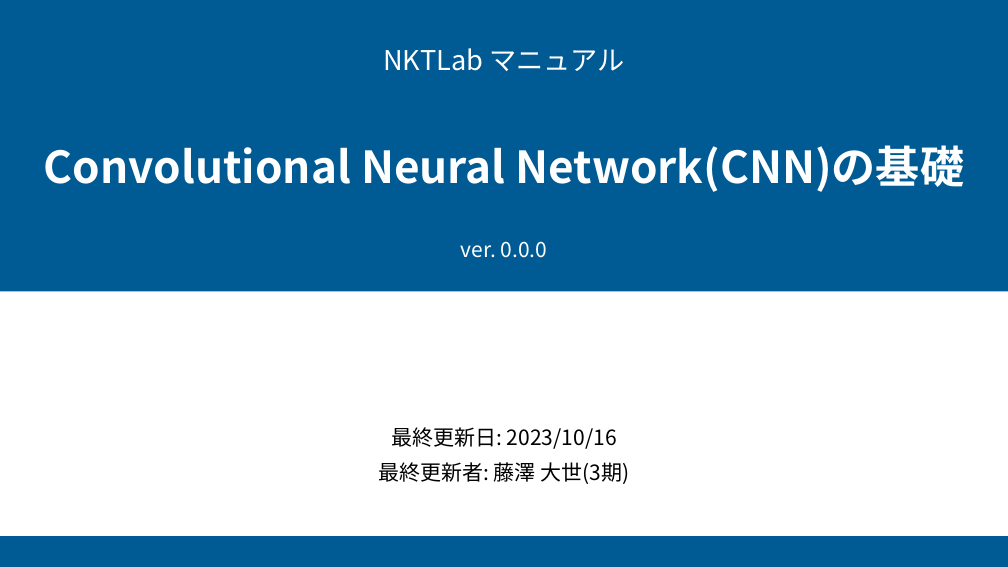
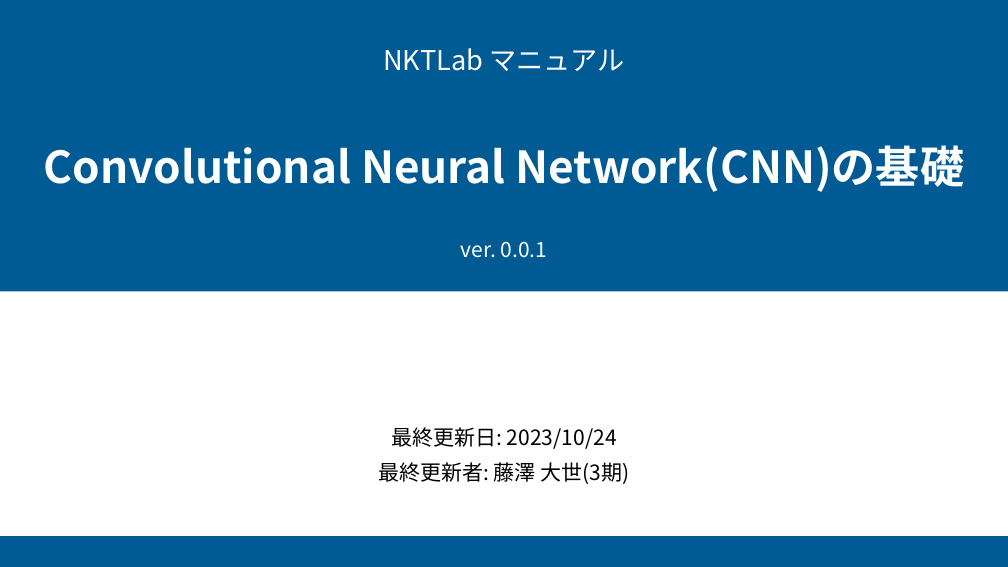
Before and after one commit to taiseifujisawa/cnn_manual_nktlab, a slide deck: slide 1 of cnn_manual.pptx. Drawn at 1008x567 pixels with LibreOffice and Linux fonts; fonts in the diff are those of the drawing; background and template pictures are left out. Boxes give left, top, right and bottom in pixels: in the first picture for what was removed or moved away, otherwise in the second. Text is boxed around its words. In the diff, an @@ line names an element or a change of style, - is before the commit and + after.

```diff
--- a/cnn_manual.pptx
+++ b/cnn_manual.pptx
@@ text at <box>461,241,548,258</box>: text changed @@
-ver. 0.0.0
+ver. 0.0.1
@@ text at <box>391,427,617,449</box>: text changed @@
-最終更新日: 2023/10/16
+最終更新日: 2023/10/24
```
Also in this commit, not shown: 5 other slides changed.
